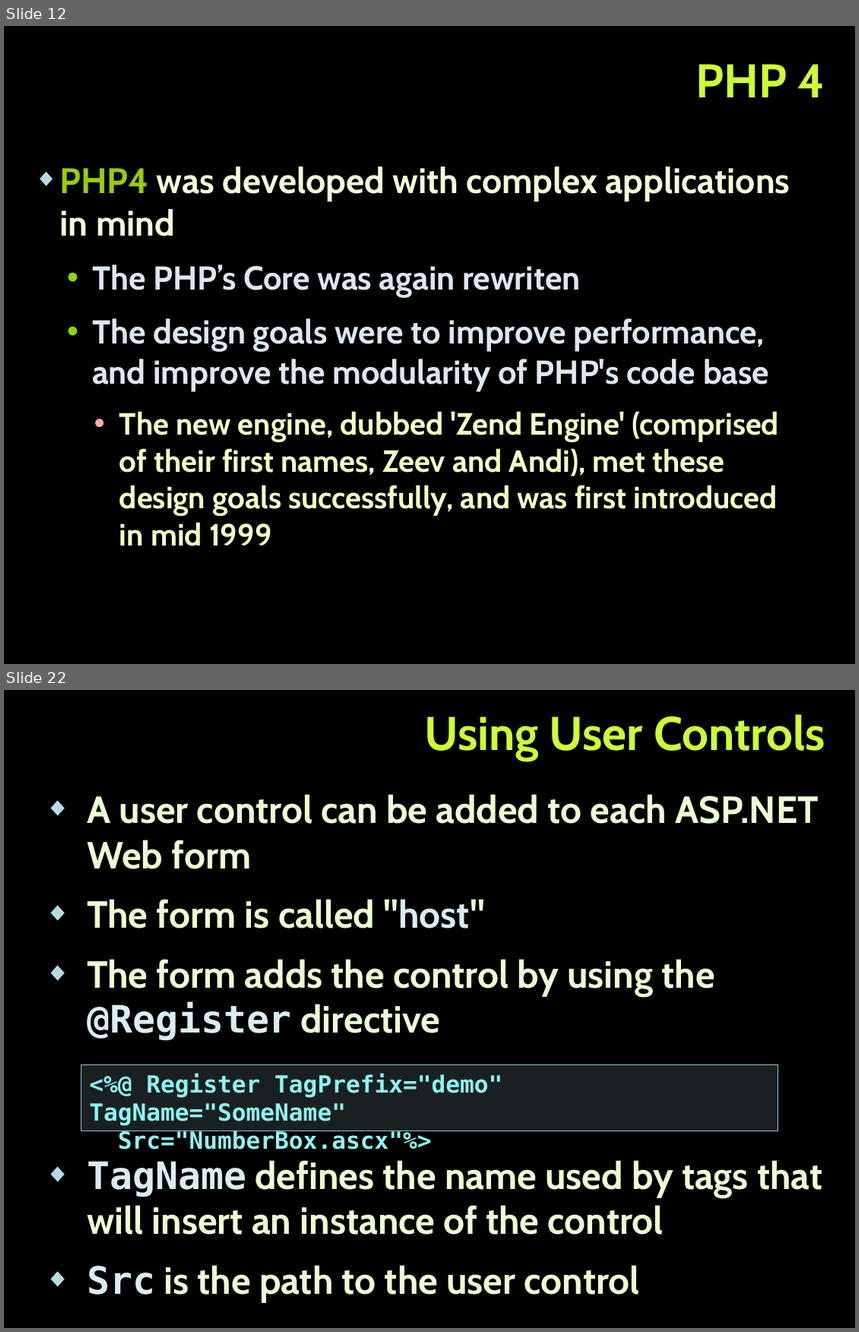
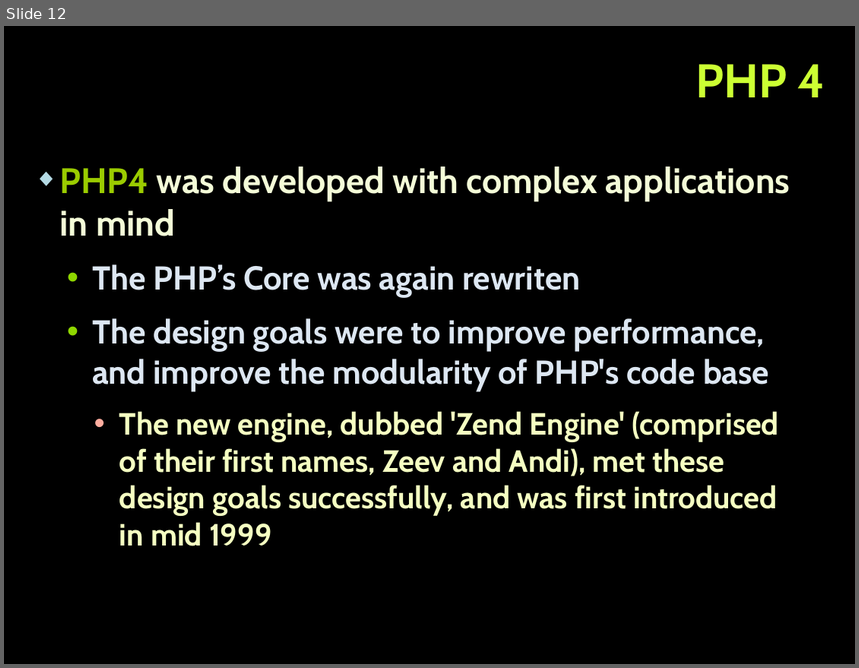
Before and after one commit to tanzhur/PHP_MVC-seminar, a slide deck: PHP_MVC.pptx. Shown one above the other, each under a label of ours: slides 12 and 22 before the commit, slide 12 after it; the slides between them are not shown. The pictures are 859x1332 and 859x668 pixels, drawn with LibreOffice and Linux fonts; fonts in the diff are those of the drawing; background and template pictures are left out. Boxes give left, top, right and bottom in pixels: in the first picture for what was removed or moved away, otherwise in the second. Text is boxed around its words. In the diff, an @@ line names an element or a change of style, - is before the commit and + after.

```diff
--- a/PHP_MVC.pptx
+++ b/PHP_MVC.pptx
@@ slide 22 removed at [4,690,855,1328], background picture (left out) @@
@@ title removed at [424,714,826,761] @@
-Using User Controls
@@ text removed at [87,794,823,1302] @@
-◆ A user control can be added to each ASP.NET Web form
-◆ The form is called "host"
-◆ The form adds the control by using the @Register directive
-◆ TagName defines the name used by tags that will insert an instance of the control
-◆ Src is the path to the user control
@@ rectangle removed at [82,1065,778,1131] @@
-<%@ Register TagPrefix="demo" TagName="SomeName"
-Src="NumberBox.ascx"%>
```
Also in this commit, not shown: 1 slide changed, 6 slides added, 20 other slides removed, 1 other file.
